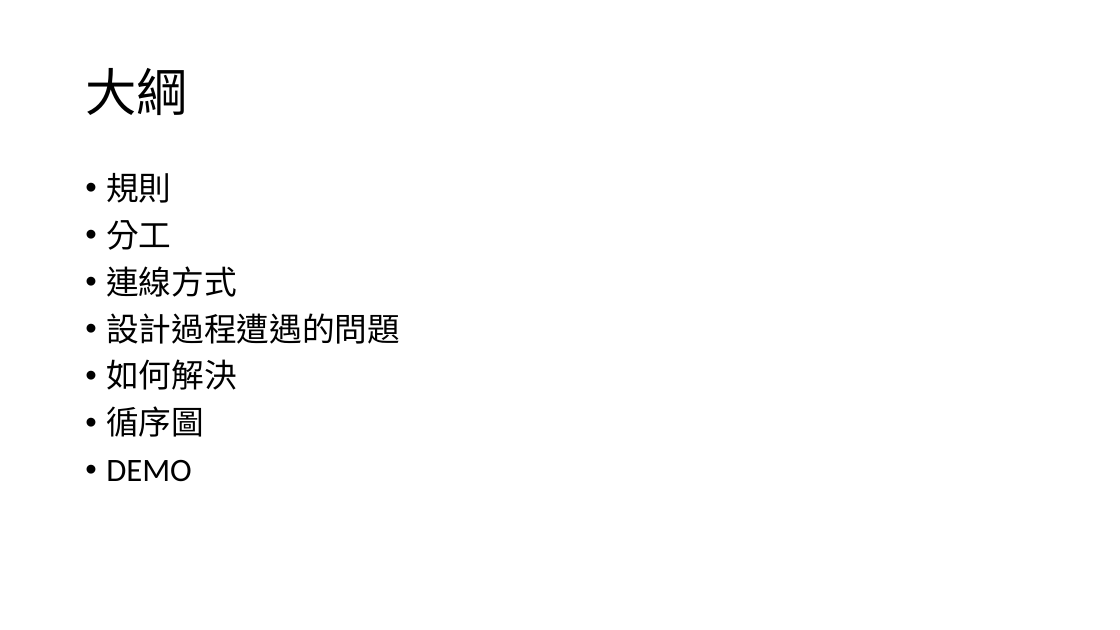
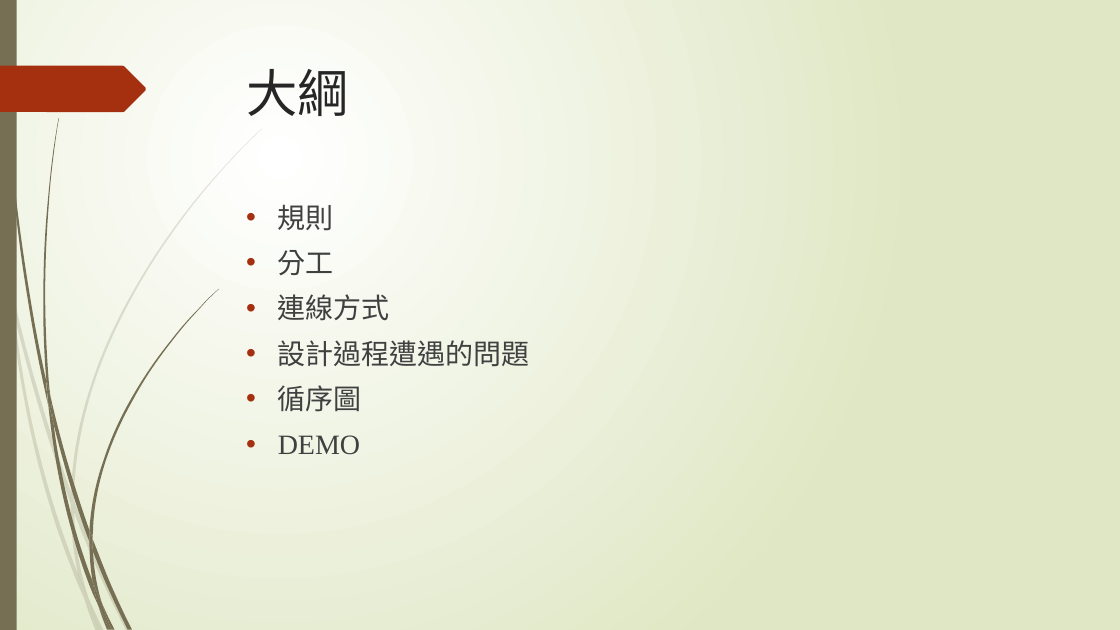
Before and after one commit to Joe-lin-ezra/BattleShip, a slide deck: slide 2 of doc/網路程式設計報告.pptx. Drawn at 1120x630 pixels with LibreOffice and Linux fonts; fonts in the diff are those of the drawing. Boxes give left, top, right and bottom in pixels: in the first picture for what was removed or moved away, otherwise in the second. Text is boxed around its words. In the diff, an @@ line names an element or a change of style, - is before the commit and + after.

```diff
--- a/doc/網路程式設計報告.pptx
+++ b/doc/網路程式設計報告.pptx
@@ background #FFFFFF to gradient #FFFFFF to #DFE8C4 @@
@@ rectangle added at bbox=[0, 0, 17, 630], fill #766F54 @@
@@ title "大綱": place and size @@
-title "大綱" at bbox=[85, 68, 188, 115]
+title "大綱" at bbox=[247, 69, 350, 116]
@@ title "大綱" at bbox=[247, 69, 350, 116]: font Calibri to Quicksand, text colour #000000 to #262626; line spacing 0.9 to 1; vertical alignment middle to top @@
@@ freeform shape added at bbox=[0, 66, 146, 112], fill #A53010 @@
@@ text "規則": place and size @@
-text "規則" at bbox=[106, 173, 400, 482]
+text "規則" at bbox=[278, 204, 530, 455]
@@ text "規則" at bbox=[278, 204, 530, 455]: size 28 to 24 pt, text colour #000000 to #404040; font Calibri to Arial in "規則", "分工", "連線方式", "設計過程遭遇的問題" and 1 more places; font Calibri to Times New Roman in "DEMO"; indent changed; line spacing 0.9 to 1 @@
@@ text at bbox=[106, 359, 237, 390]: paragraph removed @@
-• 如何解決
@@ group added at bbox=[0, 129, 262, 630]: 10 freeform shapes @@
@@ group added at bbox=[3, 0, 218, 630]: 12 freeform shapes @@
```
Also in this commit, not shown: 12 other slides changed, 1 slide added, 1 slide removed.
